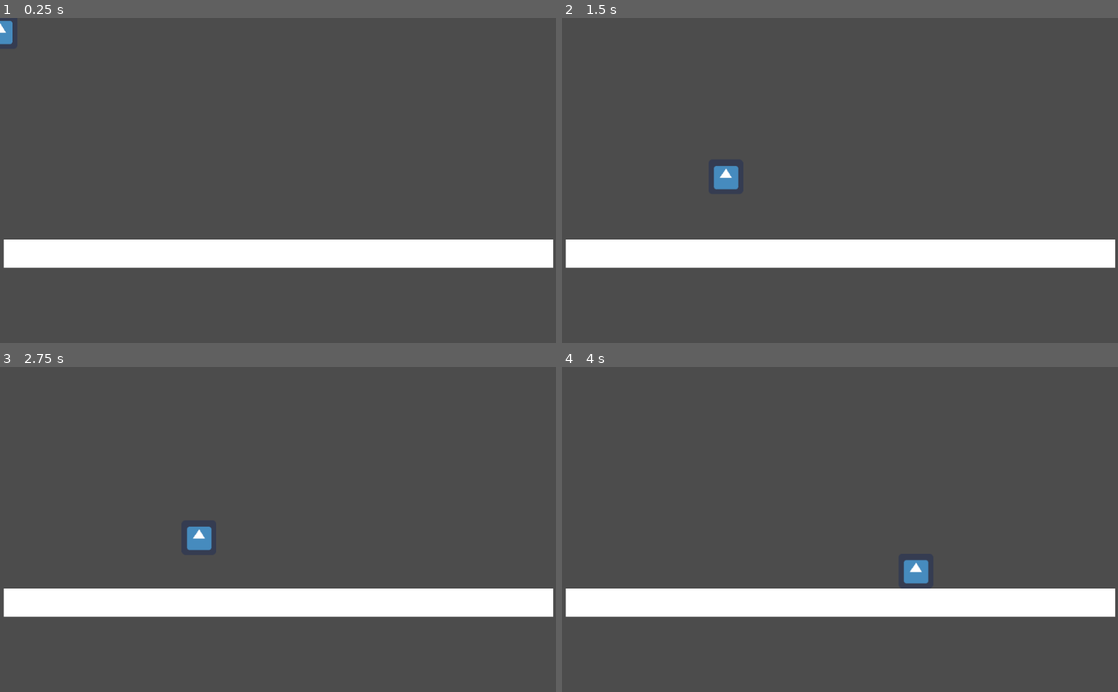
Above: before the commit, frames 1-4 (two rows, left to right).
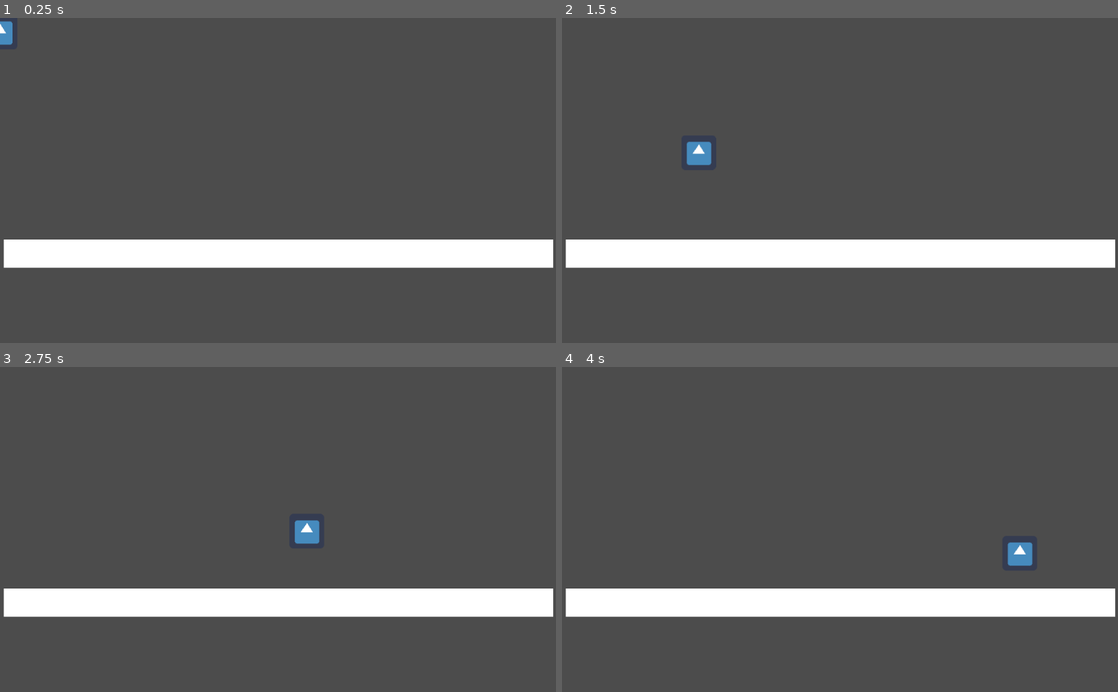
Above: after the commit, the same moments.

Repository: TapioVV/PlatformeriYkosille
Game: Godot game, scene res://Scenes/Game.tscn
The game is run twice, just before and just after one commit, with the same random seed, the same clock (stepped at 60 frames per second) and the same inputs. The project has no main scene, so this scene is started directly. The engine's default icon, where the game draws it, is replaced by a stand-in: a white triangle on a blue panel in a dark square.
Inputs:
- Up to frame 1 (0.25 s): no input
- Up to frame 2 (1.5 s): hold Right (Right) from 0.53 s (still down); tap Space (Jump) at 0.6, 0.77, 1.07, 1.35 s
- Up to frame 3 (2.75 s): tap Space (Jump) at 1.52, 1.82, 2.1 s; release Right (Right) at 2.03 s; hold Left (Left) from 2.03 s (still down)
- Up to frame 4 (4 s): release Left (Left) at 2.78 s; hold Right (Right) from 2.78 s (still down); tap Space (Jump) at 2.85, 3.02, 3.32, 3.6, 3.77 s

The runs differ from the first frame. In frame 1, less than 0.1% of the frame differs, in the area x 0-3%, y 0-9%; in frame 2, 0.6%; in frame 3, 0.6%; in frame 4, 0.7%, in the area x 61-85%, y 53-67%.

Commit message:
Perkile

Diff:
--- a/Player.gd
+++ b/Player.gd
@@ -2,22 +2,30 @@
 
 class_name Player
 
-const ACCELERATION = 2200
-const DEACCELERATION = 3250
+const ACCELERATION = 2600
+const DEACCELERATION = 3500
 
-export(float) var timeToJumpPeak = .4
-export(int) var jumpHeight = 10
+export(float) var timeToJumpPeak = .3
+export(int) var jumpHeight = 15
 export(int) var jumpDistance = 150
+export(float) var jumpBufferTime
+export(float) var smallJump
 
+#Less is more
+export(int) var jumpControlDeacceleration
+export(int) var jumpControlAcceleration
+
+onready var timer = get_node("JumpTimer")
 var state
 var state_machine
 var velocity = Vector2.ZERO
-var inputVector
+var inputVector: float
 
 var maxHorizontalSpeed: float
 var gravity: float
 var jumpSpeed: float
-
+var smallJumpStart: bool = false
+var jumpPressed: bool = false
 
 func _ready():
 	gravity = (2*jumpHeight)/pow(timeToJumpPeak,2)
@@ -35,5 +43,4 @@
 	add_child(state)
 
 func _physics_process(_delta):
-	print(velocity.x)
 	move_and_slide(velocity, Vector2.UP)
--- a/Scenes/Game.tscn
+++ b/Scenes/Game.tscn
@@ -15,8 +15,13 @@
 [node name="KinematicBody2D" type="KinematicBody2D" parent="."]
 position = Vector2( 6.10352e-05, 6.10352e-05 )
 script = ExtResource( 3 )
-jumpHeight = 80
-jumpDistance = 280
+timeToJumpPeak = 0.5
+jumpHeight = 130
+jumpDistance = 375
+jumpBufferTime = 0.4
+smallJump = 1.5
+jumpControlDeacceleration = 10
+jumpControlAcceleration = 4
 
 [node name="Icon" type="Sprite" parent="KinematicBody2D"]
 texture = ExtResource( 1 )
@@ -24,6 +29,9 @@
 [node name="CollisionShape2D" type="CollisionShape2D" parent="KinematicBody2D"]
 position = Vector2( -6.10352e-05, -6.10948e-05 )
 shape = SubResource( 1 )
+
+[node name="JumpTimer" type="Timer" parent="KinematicBody2D"]
+one_shot = true
 
 [node name="WhitePixel" type="Sprite" parent="."]
 position = Vector2( 513, 435 )
--- a/Scripts/States/FallState.gd
+++ b/Scripts/States/FallState.gd
@@ -4,8 +4,16 @@
 
 func _physics_process(delta):
 	player.inputVector = Input.get_action_strength("Right") - Input.get_action_strength("Left")
-	player.velocity.x = move_toward(player.velocity.x, player.inputVector*player.maxHorizontalSpeed, player.ACCELERATION*delta)
+	if player.inputVector == 0:
+		player.velocity.x = move_toward(player.velocity.x, 0, player.DEACCELERATION*delta/player.jumpControlDeacceleration)
+	else:
+		player.velocity.x = move_toward(player.velocity.x, player.inputVector*player.maxHorizontalSpeed, player.ACCELERATION*delta/player.jumpControlAcceleration)
+
+	if Input.is_action_just_pressed("Jump"):
+		player.timer.start(player.jumpBufferTime)
 	if player.is_on_floor():
+		if !player.timer.is_stopped():
+			change_state.call_func("jump")
 		if player.velocity.x != 0:
 			change_state.call_func("run")
 		else:
--- a/Scripts/States/IdleState.gd
+++ b/Scripts/States/IdleState.gd
@@ -11,9 +11,8 @@
 	elif Input.is_action_pressed("Right"):
 		move_right()
 	if Input.is_action_just_pressed("Jump") and player.is_on_floor():
-		print("Jump")
+		player.smallJumpStart = false
 		change_state.call_func("jump")
-		print("Jumped")
 	if not player.is_on_floor():
 		change_state.call_func("fall")
 
--- a/Scripts/States/JumpState.gd
+++ b/Scripts/States/JumpState.gd
@@ -3,12 +3,37 @@
 class_name JumpState
 
 func _ready():
-	player.velocity.y = -player.jumpSpeed
+	if player.smallJumpStart == true:
+		player.velocity.y = -player.jumpSpeed
+		player.velocity.y = player.velocity.y / player.smallJump
+	else:
+		player.velocity.y = -player.jumpSpeed
+	player.smallJumpStart == false
 
 func _physics_process(delta):
 	player.inputVector = Input.get_action_strength("Right") - Input.get_action_strength("Left")
-	player.velocity.x = move_toward(player.velocity.x, player.inputVector*player.maxHorizontalSpeed, player.ACCELERATION*delta)
+	if player.inputVector == 0:
+		player.velocity.x = move_toward(player.velocity.x, 0, player.DEACCELERATION*delta/player.jumpControlDeacceleration)
+	else:
+		player.velocity.x = move_toward(player.velocity.x, player.inputVector*player.maxHorizontalSpeed, player.ACCELERATION*delta/player.jumpControlAcceleration)
+
+	if Input.is_action_just_released("Jump"):
+		player.jumpPressed = false
+		if player.velocity.y < 0:
+			player.velocity.y = player.velocity.y / player.smallJump
+
+	if Input.is_action_just_pressed("Jump"):
+		player.jumpPressed = true
+		player.timer.start(player.jumpBufferTime)
+
 	if player.is_on_floor():
+		if !player.timer.is_stopped():
+			if player.jumpPressed == false:
+				player.smallJumpStart = true
+			else:
+				player.smallJumpStart = false
+
+			change_state.call_func("jump")
 		if player.velocity.x != 0:
 			change_state.call_func("run")
 		else:
--- a/Scripts/States/PlayerState.gd
+++ b/Scripts/States/PlayerState.gd
@@ -5,8 +5,6 @@
 var change_state
 var player
 
-
-
 func setup(_change_state, _player):
 	self.change_state = _change_state
 	self.player = _player
--- a/Scripts/States/RunState.gd
+++ b/Scripts/States/RunState.gd
@@ -1,6 +1,9 @@
 extends PlayerState
 
 class_name RunState
+
+func _ready():
+	player.smallJumpStart = false
 
 func _physics_process(delta):
 	if Input.is_action_just_pressed("Jump") and player.is_on_floor():
